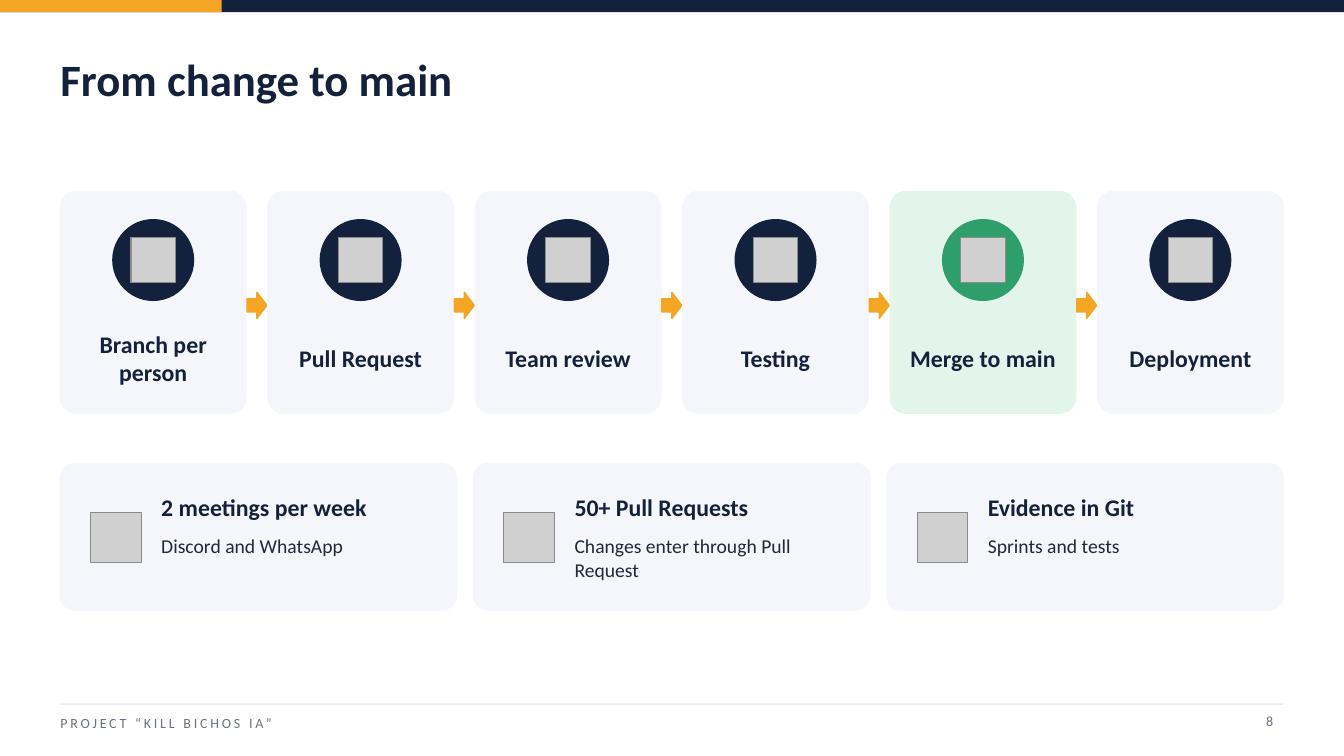
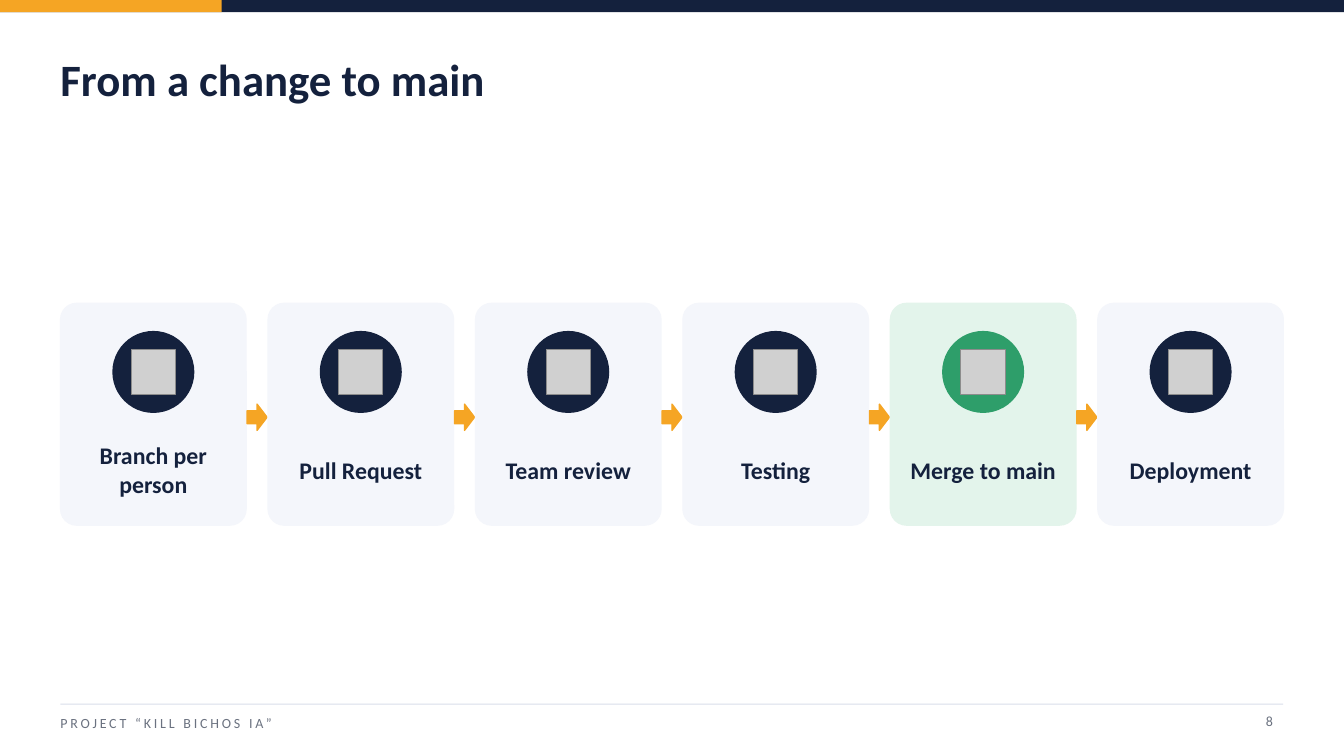
Before and after one commit to j4vierlb/PROYECTO-TESIS-, a slide deck: slide 8 of Fase 3/Evidencias Grupales/Presentación Final del proyecto (Inglés).pptx. Drawn at 1344x756 pixels with LibreOffice and Linux fonts; fonts in the diff are those of the drawing; grey boxes stand for pictures; background and template pictures are left out. Boxes give left, top, right and bottom in pixels: in the first picture for what was removed or moved away, otherwise in the second. Text is boxed around its words. In the diff, an @@ line names an element or a change of style, - is before the commit and + after.

```diff
--- a/Fase 3/Evidencias Grupales/Presentación Final del proyecto (Inglés).pptx
+++ b/Fase 3/Evidencias Grupales/Presentación Final del proyecto (Inglés).pptx
@@ text at [60, 64, 485, 104]: text changed @@
-From change to main
+From a change to main
@@ 6 pictures, 6 texts, 6 rounded rectangles, 6 ellipses, 5 right arrows: place and size @@
-6 pictures, 6 texts, 6 rounded rectangles, 6 ellipses, 5 right arrows at [60, 192, 1284, 413]
+6 pictures, 6 texts, 6 rounded rectangles, 6 ellipses, 5 right arrows at [60, 303, 1284, 525]
@@ proportions changed in 5 elements at [247, 404, 267, 431], [455, 404, 475, 431], [662, 404, 683, 431], [1077, 404, 1097, 431], [870, 404, 890, 431] @@
@@ rounded rectangle removed at [60, 464, 457, 610] @@
@@ rounded rectangle removed at [474, 464, 870, 610] @@
@@ rounded rectangle removed at [887, 464, 1284, 610] @@
@@ text removed at [161, 499, 366, 520] @@
-2 meetings per week
@@ text removed at [575, 499, 748, 520] @@
-50+ Pull Requests
@@ text removed at [988, 499, 1134, 516] @@
-Evidence in Git
@@ picture removed at [91, 512, 141, 563] @@
@@ text removed at [161, 539, 343, 556] @@
-Discord and WhatsApp
@@ picture removed at [504, 512, 555, 563] @@
@@ text removed at [575, 539, 790, 580] @@
-Changes enter through Pull Request
@@ picture removed at [918, 512, 968, 563] @@
@@ text removed at [988, 539, 1120, 556] @@
-Sprints and tests
```
Also in this commit, not shown: 17 other slides changed, 3 other files.
